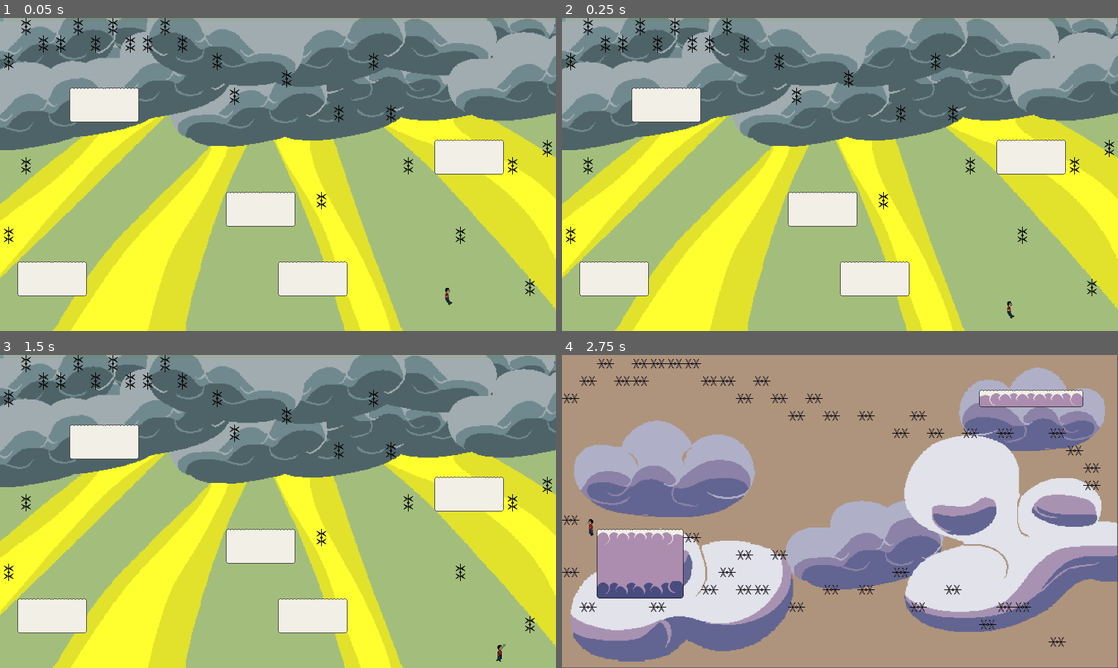
Above: before the commit, frames 1-4 (two rows, left to right).
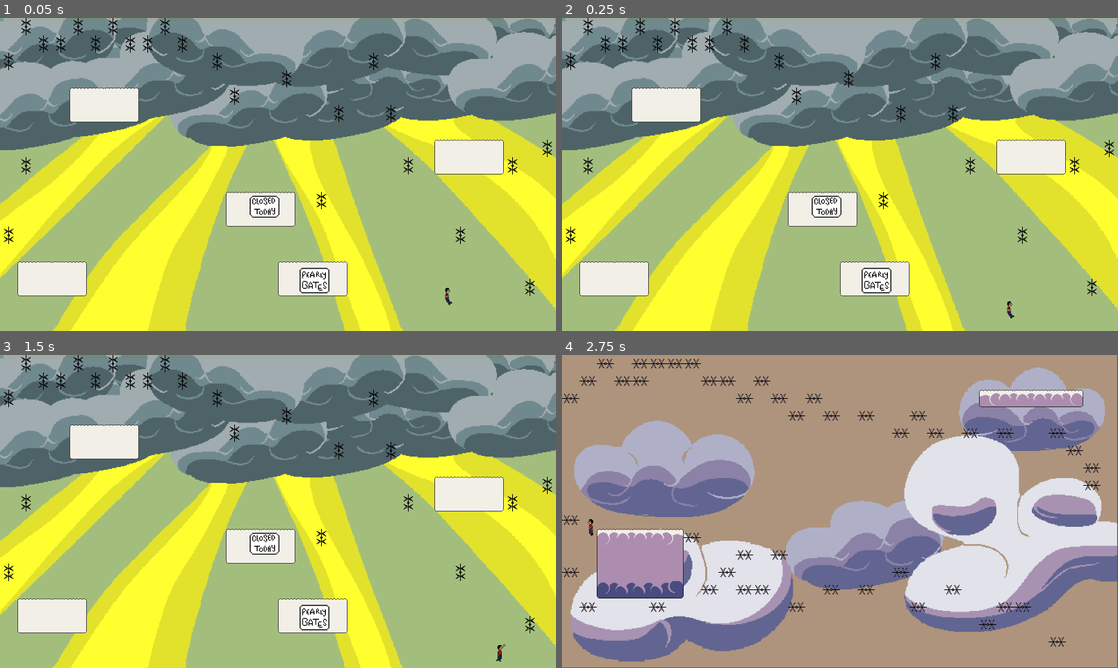
Above: after the commit, the same moments.

Repository: loganmacdougall/GlobalGameJam2025
Game: Godot game, scene res://scenes/floors/floor_15.tscn
Same seed, same stepped clock (60 frames per second), same inputs: the game is played once before the commit and once after it. This scene is started directly instead of the project's main scene.
Inputs:
- Up to frame 1 (0.05 s): no input
- Up to frame 2 (0.25 s): no input
- Up to frame 3 (1.5 s): hold Right (Right) from 0.53 s (still down); tap Space (Jump) at 0.77 s
- Up to frame 4 (2.75 s): tap Space (Jump) at 1.52 s; release Right (Right) at 2.03 s; hold Left (Left) from 2.03 s (still down)

The runs differ from the first frame. In frame 1, 0.3% of the frame differs, in the area x 44-60%, y 56-88%; in frame 2, 0.3%; in frame 3, 0.3%; in frame 4, nothing differs.

Commit message:
pearly gates sign added

Diff:
--- a/scenes/floors/floor_15.tscn
+++ b/scenes/floors/floor_15.tscn
@@ -1,7 +1,8 @@
-[gd_scene load_steps=8 format=4 uid="uid://b3tt8kiojgwko"]
+[gd_scene load_steps=9 format=4 uid="uid://b3tt8kiojgwko"]
 
 [ext_resource type="PackedScene" uid="uid://ctcplmnb5aysc" path="res://nodes/pearly_gates_background.tscn" id="1_emucx"]
 [ext_resource type="TileSet" uid="uid://bl3vxq2god1tc" path="res://assets/tilesets/game_tileset.tres" id="2_p7tx6"]
+[ext_resource type="Texture2D" uid="uid://dro2gy2f8p2qs" path="res://assets/sprites/tutorial_help/signs.png" id="3_35f5j"]
 [ext_resource type="PackedScene" uid="uid://dmt6u2uu2ow53" path="res://nodes/player.tscn" id="3_rqu8b"]
 [ext_resource type="PackedScene" path="res://nodes/SceneSwitcher.tscn" id="4_5dq8j"]
 
@@ -26,6 +27,22 @@
 [node name="TileMapLayer" type="TileMapLayer" parent="."]
 tile_map_data = PackedByteArray("AAAQAA4AAgAAAAAAAAARAA4AAgABAAAAAAASAA4AAgABAAAAAAATAA4AAgACAAAAAAAQAA8AAgAAAAIAAAARAA …(960 unchanged characters)…
 tile_set = ExtResource("2_p7tx6")
+
+[node name="signs" type="Node2D" parent="."]
+position = Vector2(605, 361)
+scale = Vector2(2, 2)
+
+[node name="Sprite2D" type="Sprite2D" parent="signs"]
+position = Vector2(59.5, 124)
+texture = ExtResource("3_35f5j")
+region_enabled = true
+region_rect = Rect2(200, 200, 40, 40)
+
+[node name="Sprite2D2" type="Sprite2D" parent="signs"]
+position = Vector2(2, 40)
+texture = ExtResource("3_35f5j")
+region_enabled = true
+region_rect = Rect2(200, 240, 40, 40)
 
 [node name="Player" parent="." instance=ExtResource("3_rqu8b")]
 position = Vector2(1038, 643)
Not shown, added: assets/audio/music/Bubbles in the house.mp3.import
Not shown, added: assets/audio/music/Glitter Bubbles.mp3.import
Not shown, added: assets/audio/music/Our Bubbles.mp3.import
Not shown, added: assets/audio/music/Pink and Purple Bubbles.mp3.import
Not shown, added: assets/audio/music/Vainilla Bubbles.mp3.import
Not shown, added: assets/audio/music/Bubbles in the house.mp3
Not shown, added: assets/audio/music/Glitter Bubbles.mp3
Not shown, added: assets/audio/music/Our Bubbles.mp3
Not shown, added: assets/audio/music/Pink and Purple Bubbles.mp3
Not shown, added: assets/audio/music/Vainilla Bubbles.mp3
